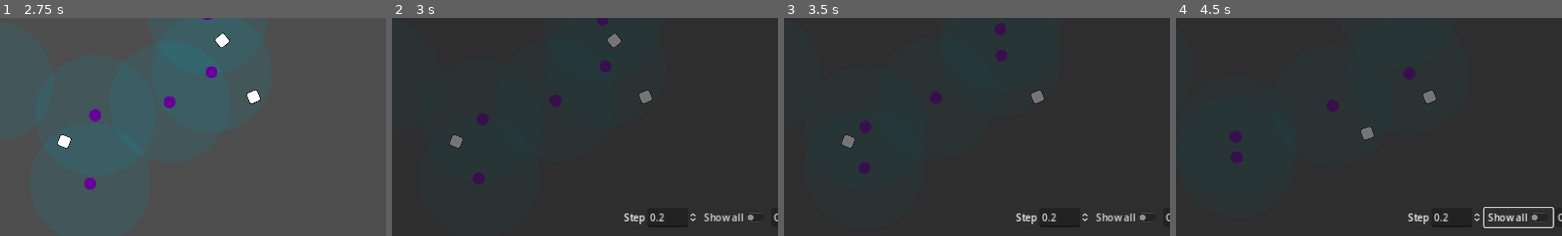
Above: before the commit, frames 1-4 (left to right).
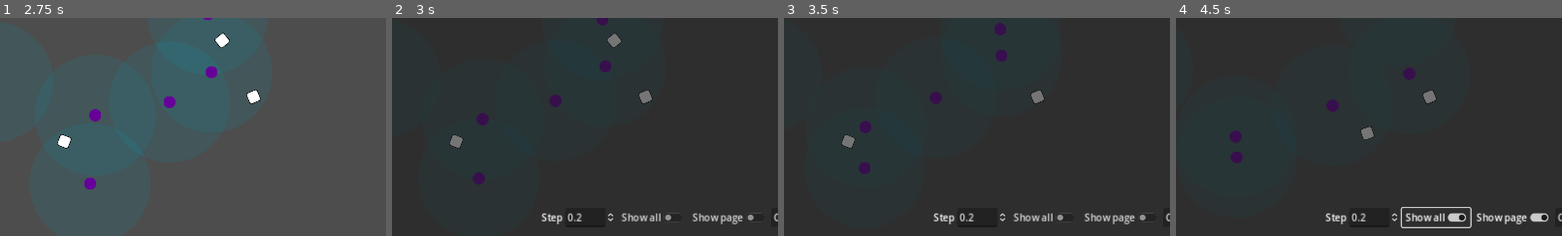
Above: after the commit, the same moments.

Repository: wivest/Natural-Selection
Game: Godot game, scene res://main.tscn
The game is run twice, just before and just after one commit, with the same random seed, the same clock (stepped at 60 frames per second) and the same inputs.
Inputs (mouse positions are % of the whole screen's width and height, from its top left):
- Up to frame 1 (2.75 s): click "Restart" at 0.5 s; click "Restart" at 1.25 s; click "Restart" at 2 s
- Up to frame 2 (3 s): click "Statistics" at 2.75 s
- Up to frame 3 (3.5 s): no input
- Up to frame 4 (4.5 s): click (88, 87) at 3.5 s, where only the run after the commit has a clickable "Show page"; click "Show all" at 4.25 s
The pictures show only the part of the screen within x 45-95%, y 41-91%; the shares and areas given below are measured in that part.

Frame 1 is identical in both runs. In frame 2, 0.9% of the frame differs, in the area x 38-91%, y 89-96%; in frame 3, 0.9%; in frame 4, 1.9%, in the area x 38-98%, y 86-97%.

Commit message:
feat: create show page button

Diff:
--- a/ui/tabs/statistics/chart/chart.gd
+++ b/ui/tabs/statistics/chart/chart.gd
@@ -8,11 +8,13 @@
 
 var population: Array[Vector2] = []
 var show_all: bool = false
+var show_page: bool = false
 
 var _previous_step: float = 0
 
 @onready var step_spinbox: SpinBox = $"../Parameters/Step" # TODO: refactor parameters
 @onready var show_all_checkbutton: CheckButton = $"../Parameters/ShowAll" # TODO: refactor parameters
+@onready var show_page_checkbutton: CheckButton = $"../Parameters/ShowPage" # TODO: refactor parameters
 @onready var clear_button: Button = $"../Parameters/Clear" # TODO: refactor parameters
 
 func _ready():
@@ -20,6 +22,7 @@
 
 	step_spinbox.value_changed.connect(func(v: float): step=v)
 	show_all_checkbutton.toggled.connect(func(toggled_on: bool): show_all=toggled_on)
+	show_page_checkbutton.toggled.connect(func(toggled_on: bool): show_page=toggled_on)
 	clear_button.pressed.connect(func(): population=[])
 
 func _process(_delta):
--- a/ui/tabs/statistics/population/chart.tscn
+++ b/ui/tabs/statistics/population/chart.tscn
@@ -41,6 +41,10 @@
 layout_mode = 2
 text = "Show all"
 
+[node name="ShowPage" type="CheckButton" parent="Parameters"]
+layout_mode = 2
+text = "Show page"
+
 [node name="Clear" type="Button" parent="Parameters"]
 layout_mode = 2
 text = "Clear"
